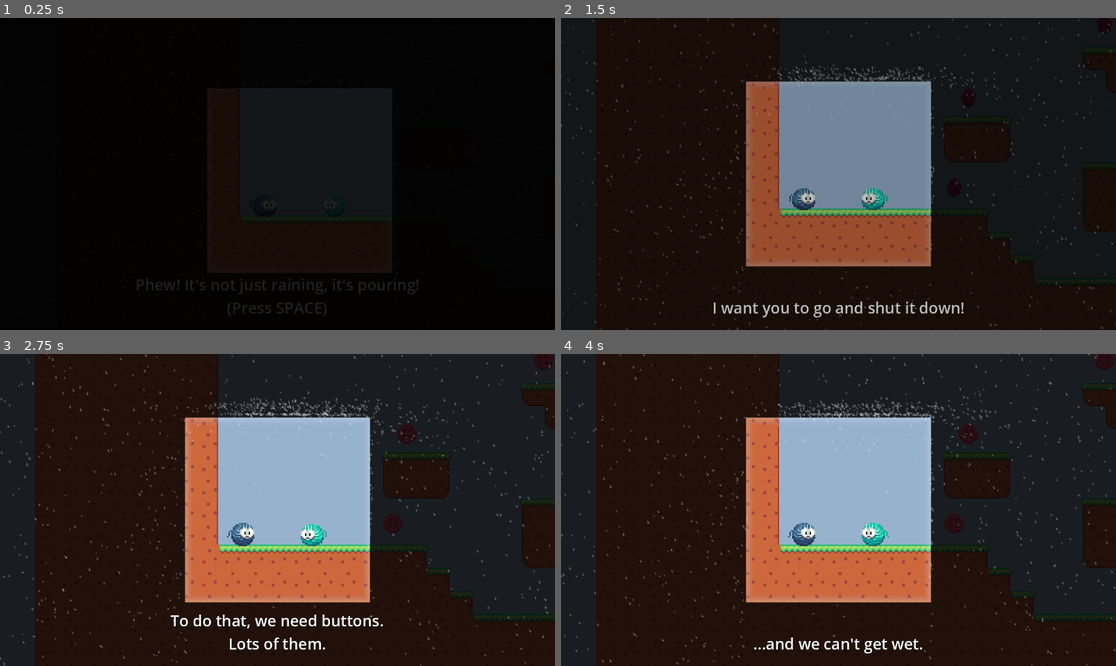
Above: before the commit, frames 1-4 (two rows, left to right).
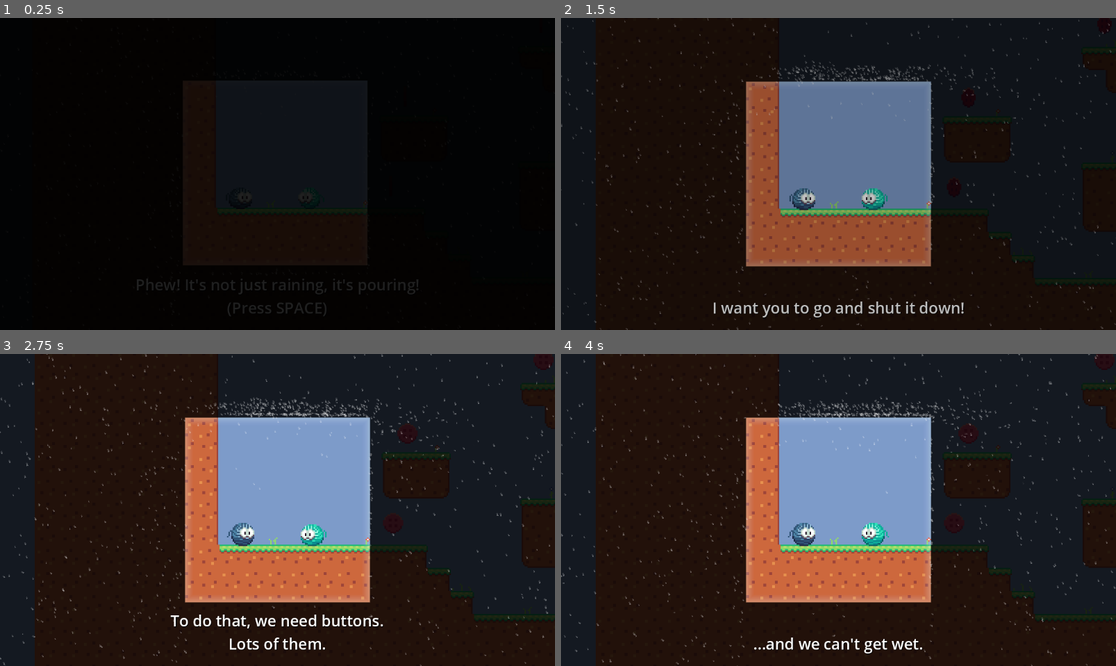
Above: after the commit, the same moments.

Repository: manabreak/ld54
Game: Godot game, scene res://level_0001.tscn
The game is run twice, just before and just after one commit, with the same random seed, the same clock (stepped at 60 frames per second) and the same inputs. Sound files missing from this copy of the repository are replaced by a short silence.
Inputs:
- Up to frame 1 (0.25 s): no input
- Up to frame 2 (1.5 s): tap Space (jump) at 0.5, 0.77 s; hold Right (move_right) from 0.53 s (still down); tap E (move_umbrella) at 0.6 s; tap Tab (switch_controls) at 1.35 s
- Up to frame 3 (2.75 s): tap Space (jump) at 1.52 s; release Right (move_right) at 2.03 s; hold Left (move_left) from 2.03 s (still down); tap E (move_umbrella) at 2.1 s
- Up to frame 4 (4 s): release Left (move_left) at 2.78 s; hold Right (move_right) from 2.78 s (still down); tap Tab (switch_controls) at 2.85 s; tap Space (jump) at 3.02, 3.77 s; tap E (move_umbrella) at 3.6 s

The runs differ from the first frame. In frame 1, 0.4% of the frame differs, in the area x 35-71%, y 20-71%; in frame 2, 0.7%; in frame 3, 9.7%, in the area x 21-92%, y 18-79%; in frame 4, 9.7%.

Commit message:
Final tweaks

Diff:
--- a/level_0001.tscn
+++ b/level_0001.tscn
@@ -122,6 +122,31 @@
 3:3/0/physics_layer_0/polygon_0/points = PackedVector2Array(-8, -8, 8, -8, 8, 8, -8, 8)
 3:3/0/physics_layer_1/linear_velocity = Vector2(0, 0)
 3:3/0/physics_layer_1/angular_velocity = 0.0
+4:1/0 = 0
+4:1/0/physics_layer_0/linear_velocity = Vector2(0, 0)
+4:1/0/physics_layer_0/angular_velocity = 0.0
+4:1/0/physics_layer_1/linear_velocity = Vector2(0, 0)
+4:1/0/physics_layer_1/angular_velocity = 0.0
+5:1/0 = 0
+5:1/0/physics_layer_0/linear_velocity = Vector2(0, 0)
+5:1/0/physics_layer_0/angular_velocity = 0.0
+5:1/0/physics_layer_1/linear_velocity = Vector2(0, 0)
+5:1/0/physics_layer_1/angular_velocity = 0.0
+5:2/0 = 0
+5:2/0/physics_layer_0/linear_velocity = Vector2(0, 0)
+5:2/0/physics_layer_0/angular_velocity = 0.0
+5:2/0/physics_layer_1/linear_velocity = Vector2(0, 0)
+5:2/0/physics_layer_1/angular_velocity = 0.0
+4:2/0 = 0
+4:2/0/physics_layer_0/linear_velocity = Vector2(0, 0)
+4:2/0/physics_layer_0/angular_velocity = 0.0
+4:2/0/physics_layer_1/linear_velocity = Vector2(0, 0)
+4:2/0/physics_layer_1/angular_velocity = 0.0
+6:2/0 = 0
+6:2/0/physics_layer_0/linear_velocity = Vector2(0, 0)
+6:2/0/physics_layer_0/angular_velocity = 0.0
+6:2/0/physics_layer_1/linear_velocity = Vector2(0, 0)
+6:2/0/physics_layer_1/angular_velocity = 0.0
 
 [sub_resource type="TileSet" id="TileSet_joimc"]
 physics_layer_0/collision_layer = 1
@@ -303,7 +328,7 @@
 position = Vector2(4, 0)
 tile_set = SubResource("TileSet_joimc")
 format = 2
-layer_0/tile_data = PackedInt32Array(393232, 65536, 1, 39323 …(9376 unchanged characters)… 6, 2, 786437, 65536, 2, 786438, 65536, 2)
+layer_0/tile_data = PackedInt32Array(393232, 65536, 1, 39323 …(9376 unchanged characters)… 6, 2, 786437, 65536, 2, 786438, 65536, 2, 327694, 262144, 1, 327698, 327680, 2, 65557, 327680, 2, 196634, 393216, 2, -131043, 393216, 2, 458774, 262144, 2, 524317, 262144, 2, 524313, 262144, 1, -131041, 262144, 1, -131046, 262144, 2, 196641, 262144, 2, 196639, 262144, 1, 196646, 393216, 2, 196653, 393216, 2, 917554, 393216, 2, 720940, 327680, 2, 589873, 327680, 1, 917544, 327680, 1, 917547, 262144, 1, 917541, 262144, 2, 327730, 262144, 2, 720941, 262144, 2, -65492, 262144, 2, -65491, 262144, 1, -196559, 262144, 1, 65586, 262144, 1, -131031, 262144, 1, -327635, 327680, 1, -196558, 393216, 2)
 
 [node name="Spikes" type="Area2D" parent="Level/TileMap"]
 position = Vector2(520, 304)
@@ -321,6 +346,7 @@
 player = NodePath("../Player")
 
 [node name="Camera2D" type="Camera2D" parent="Level"]
+position = Vector2(260, 81)
 zoom = Vector2(3, 3)
 position_smoothing_speed = 2.455
 
--- a/level_0002.tscn
+++ b/level_0002.tscn
@@ -124,6 +124,31 @@
 3:3/0/physics_layer_0/polygon_0/points = PackedVector2Array(-8, -8, 8, -8, 8, 8, -8, 8)
 3:3/0/physics_layer_1/linear_velocity = Vector2(0, 0)
 3:3/0/physics_layer_1/angular_velocity = 0.0
+4:1/0 = 0
+4:1/0/physics_layer_0/linear_velocity = Vector2(0, 0)
+4:1/0/physics_layer_0/angular_velocity = 0.0
+4:1/0/physics_layer_1/linear_velocity = Vector2(0, 0)
+4:1/0/physics_layer_1/angular_velocity = 0.0
+5:1/0 = 0
+5:1/0/physics_layer_0/linear_velocity = Vector2(0, 0)
+5:1/0/physics_layer_0/angular_velocity = 0.0
+5:1/0/physics_layer_1/linear_velocity = Vector2(0, 0)
+5:1/0/physics_layer_1/angular_velocity = 0.0
+4:2/0 = 0
+4:2/0/physics_layer_0/linear_velocity = Vector2(0, 0)
+4:2/0/physics_layer_0/angular_velocity = 0.0
+4:2/0/physics_layer_1/linear_velocity = Vector2(0, 0)
+4:2/0/physics_layer_1/angular_velocity = 0.0
+5:2/0 = 0
+5:2/0/physics_layer_0/linear_velocity = Vector2(0, 0)
+5:2/0/physics_layer_0/angular_velocity = 0.0
+5:2/0/physics_layer_1/linear_velocity = Vector2(0, 0)
+5:2/0/physics_layer_1/angular_velocity = 0.0
+6:2/0 = 0
+6:2/0/physics_layer_0/linear_velocity = Vector2(0, 0)
+6:2/0/physics_layer_0/angular_velocity = 0.0
+6:2/0/physics_layer_1/linear_velocity = Vector2(0, 0)
+6:2/0/physics_layer_1/angular_velocity = 0.0
 
 [sub_resource type="TileSet" id="TileSet_joimc"]
 physics_layer_0/collision_layer = 1
@@ -337,7 +362,7 @@
 position = Vector2(4, 0)
 tile_set = SubResource("TileSet_joimc")
 format = 2
-layer_0/tile_data = PackedInt32Array(393228, 65536, 1, 39322 …(6647 unchanged characters)…  0, 2, -196598, 0, 1, -196597, 131072, 1)
+layer_0/tile_data = PackedInt32Array(393228, 65536, 1, 39322 …(6647 unchanged characters)…  0, 2, -196598, 0, 1, -196597, 131072, 1, 327694, 393216, 2, 327696, 262144, 2, 327706, 262144, 2, 786452, 262144, 2, 1048603, 262144, 2, 1048612, 262144, 2, 1048618, 262144, 2, 589863, 262144, 2, 458798, 262144, 2, 917556, 262144, 2, 589879, 262144, 2, 196658, 262144, 2, 917558, 262144, 1, 720941, 262144, 1, 1048614, 262144, 1, 1048605, 262144, 1, 655384, 262144, 1, 327709, 262144, 1, 589860, 262144, 1, 65572, 262144, 1, 131100, 262144, 1, 65559, 262144, 1, 1048616, 327680, 2, 589862, 327680, 2, 196656, 327680, 2, 917557, 393216, 2, 720940, 393216, 2, 327707, 393216, 2, 786453, 393216, 2, 1048606, 327680, 1, 327735, 327680, 1, 917550, 327680, 1, 65569, 327680, 1, -196582, 327680, 1, -65518, 327680, 1, -262134, 327680, 1)
 
 [node name="Player" parent="Level" node_paths=PackedStringArray("umbrella") instance=ExtResource("3_you0c")]
 position = Vector2(245, 86)
@@ -350,6 +375,7 @@
 player = NodePath("../Player")
 
 [node name="Camera2D" type="Camera2D" parent="Level"]
+position = Vector2(244, 86)
 zoom = Vector2(3, 3)
 position_smoothing_speed = 2.455
 
--- a/project.godot
+++ b/project.godot
@@ -10,10 +10,11 @@
 
 [application]
 
-config/name="LD 54"
+config/name="Yarn (LD54 Compo by manabreak)"
 run/main_scene="res://level_0001.tscn"
 config/features=PackedStringArray("4.1", "GL Compatibility")
-config/icon="res://icon.svg"
+boot_splash/bg_color=Color(0, 0, 0, 1)
+config/icon="res://assets/icon.png"
 
 [autoload]
 
@@ -79,4 +80,4 @@
 textures/canvas_textures/default_texture_filter=0
 renderer/rendering_method="mobile"
 renderer/rendering_method.mobile="gl_compatibility"
-environment/defaults/default_clear_color=Color(0.592157, 0.698039, 0.803922, 1)
+environment/defaults/default_clear_color=Color(0.490196, 0.607843, 0.788235, 1)
Binary file added: assets/icon.png
Not shown, added: assets/icon.png.import
Binary file changed: assets/tileset.png
Not shown, added: export_presets.cfg
